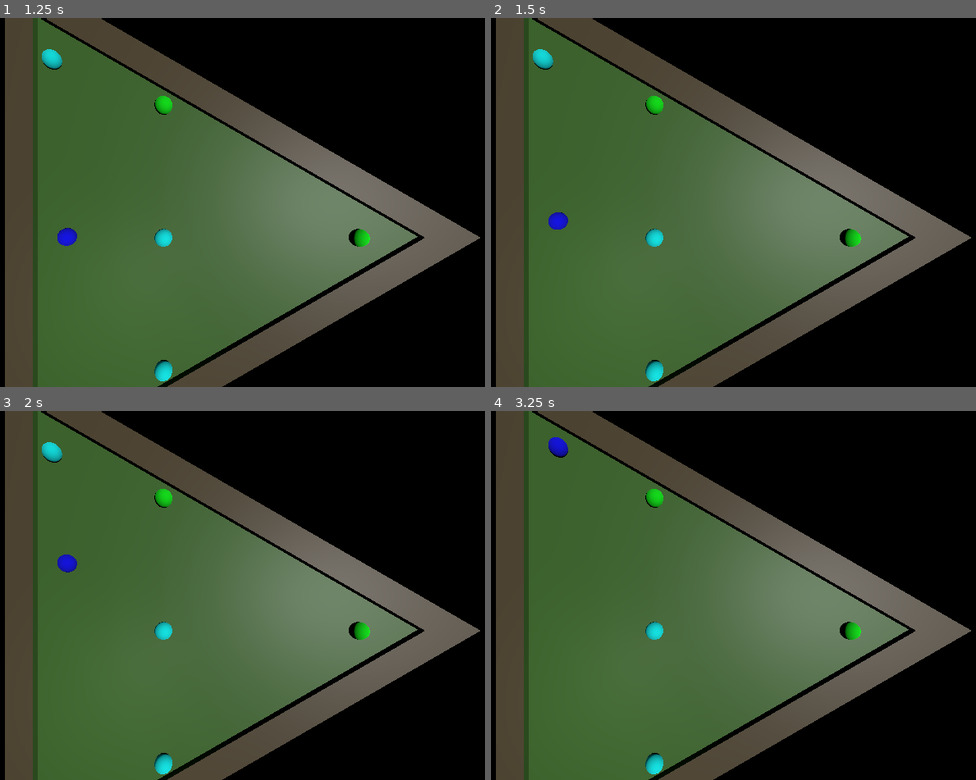
Above: before the commit, frames 1-4 (two rows, left to right).
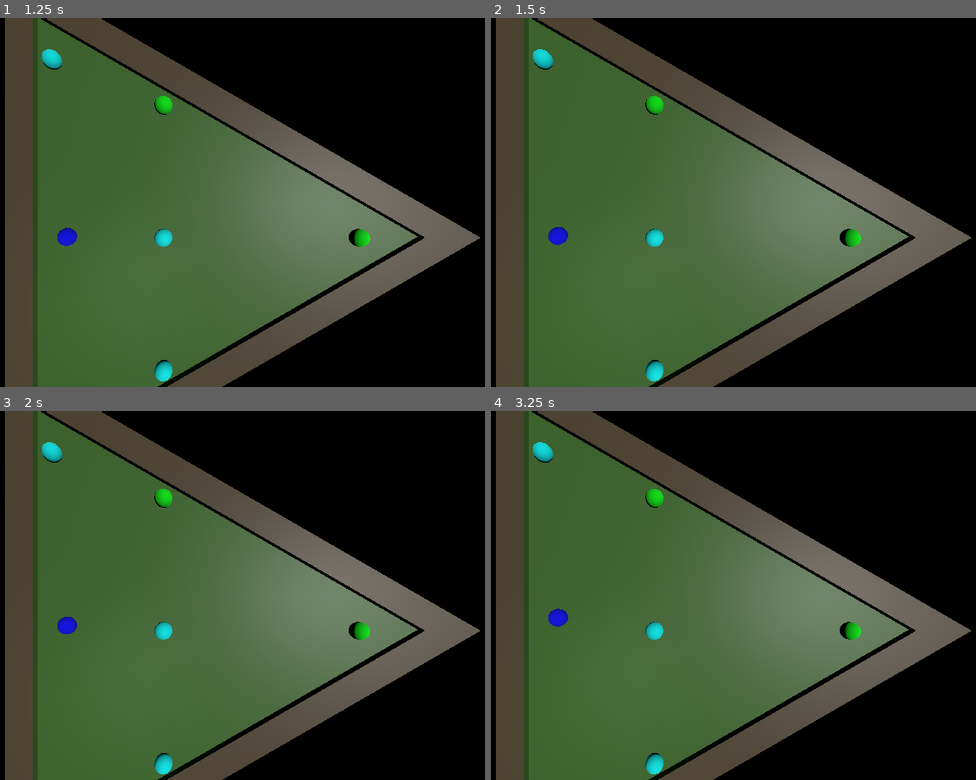
Above: after the commit, the same moments.

Repository: freesstylers/GlobalGameJam25
Game: Godot game, scene res://Assets/Prefabs/pruebaworld.tscn
Same seed, same stepped clock (60 frames per second), same inputs: the game is played once before the commit and once after it.
Inputs (mouse positions are in pixels of both pictures, inside the frame that each line leads up to):
- Up to frame 1 (1.25 s): tap Enter at 0.5 s; move the mouse to (339, 184) at 0.52 s; hold D (right) from 0.53 s (still down); click (339, 184) at 0.6 s
- Up to frame 2 (1.5 s): tap Space (Accelerate) at 1.25 s; move the mouse to (554, 220) at 1.27 s; release D (right) at 1.28 s; hold S (down) from 1.28 s (still down); tap E (horny) at 1.35 s
- Up to frame 3 (2 s): keep holding S (down)
- Up to frame 4 (3.25 s): move the mouse to (752, 514) at 2.02 s; release S (down) at 2.03 s; hold D (right) 2.03-2.78 s; click (752, 514) at 2.1 s; move the mouse to (655, 669) at 2.77 s; hold Space (Accelerate) from 2.78 s (still down); tap E (horny) at 2.85 s

Frame 1 is identical in both runs. In frame 2, 0.3% of the frame differs, in the area x 11-16%, y 52-62%; in frame 3, 0.3%; in frame 4, 0.5%, in the area x 8-16%, y 7-59%.

Commit message:
CHAAAAAAAARGE

Diff:
--- a/Assets/Scripts/pruebaplayer.gd
+++ b/Assets/Scripts/pruebaplayer.gd
@@ -7,19 +7,33 @@
 var is_moving : bool = false
 var is_my_turn : bool = false
 
+var charging : bool = false
+var charge_meter : float = 0.0
+
 func _ready() -> void:
 	GameManager.PoolManager.StopBall.connect(stop_movement)
+
+func _process(delta: float) -> void:
+	if charging:
+		charge_meter += delta
+		if charge_meter > 3.0:
+			charge_meter = 3.0
 
 func _input(event):
 	if not is_moving:
 		var vector = Input.get_vector("down", "up", "right", "left")
 		var vector3 = Vector3(vector.x, 0, -vector.y)
 
+		if Input.is_action_pressed("Accelerate"):
+			charging = true
+
 		if Input.is_action_just_released("Accelerate"):
-			rigidbody.apply_force(vector3.normalized() * 500)
+			rigidbody.apply_force(vector3.normalized() * 500 * charge_meter)
 			palo_hit_sound.play()
 			GameManager.PoolManager.HitBall.emit()
 			is_moving = true
+			charging = false
+			charge_meter = 0.0
 
 func stop_movement():
 	rigidbody.inertia = Vector3.ZERO
